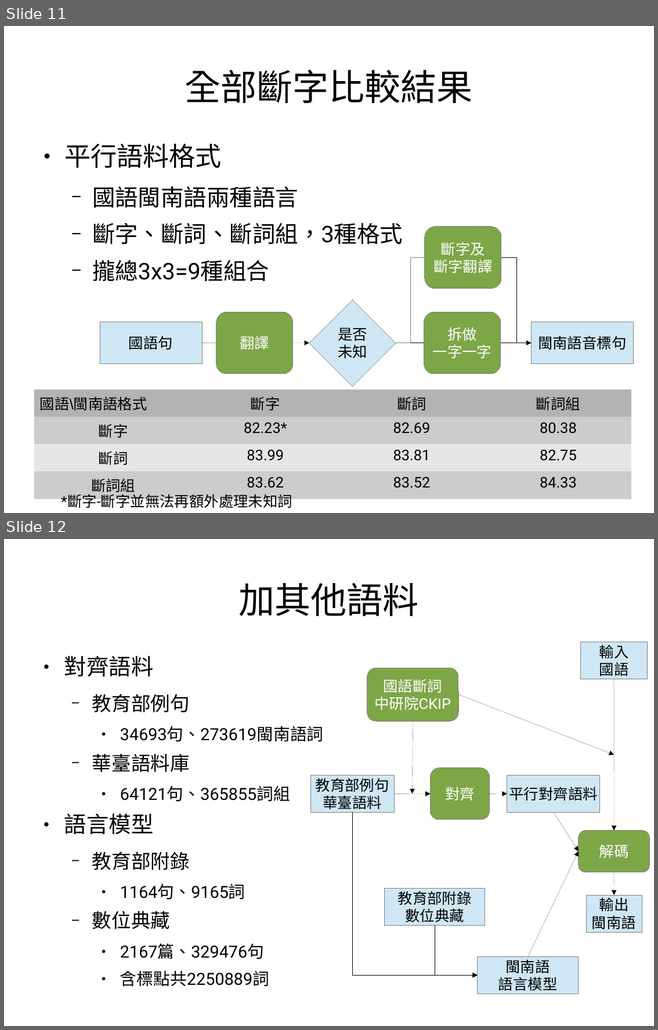
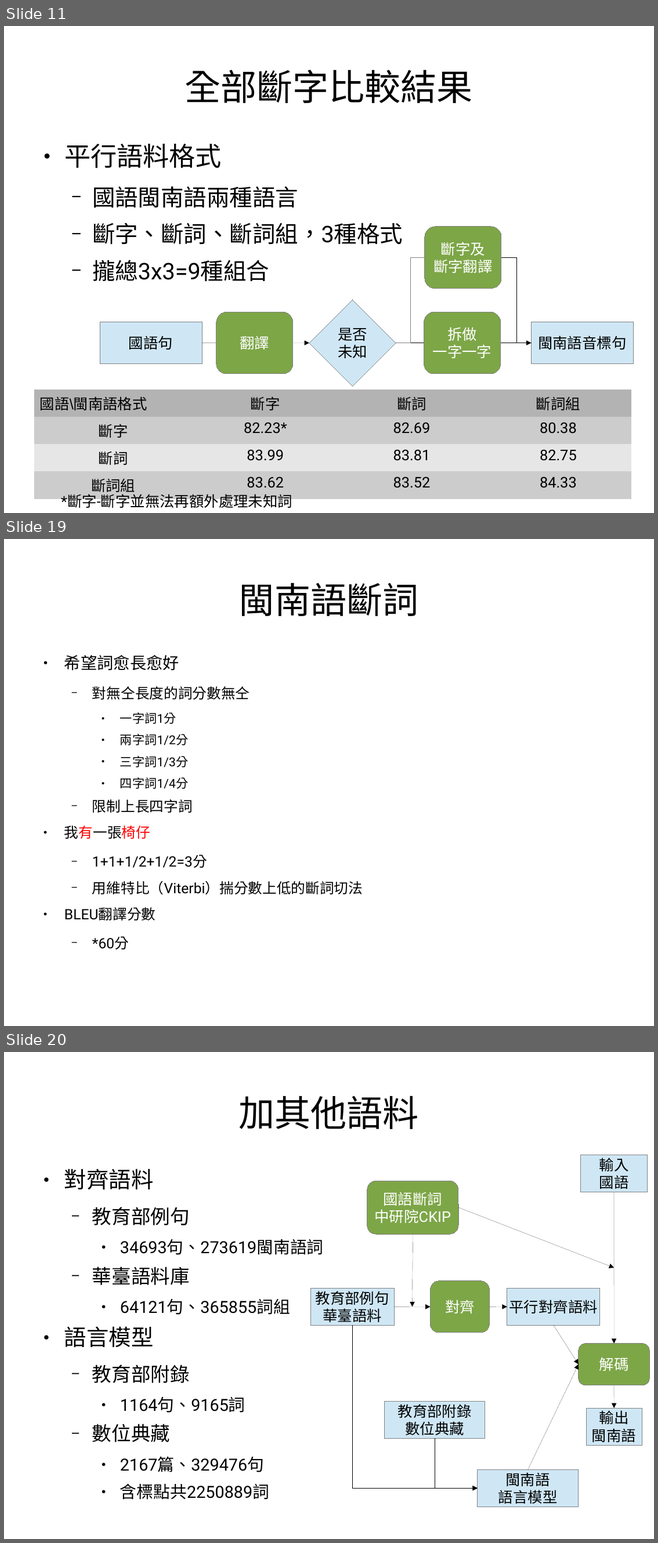
Before and after one commit to sih4sing5hong5/po3-ko3_tau5-iann2-phinn3, a slide deck: 翻譯報告.odp. Shown one above the other, each under a label of ours: slides 11 and 12 before the commit, slides 11, 19 and 20 after it; the slides between them are not shown. The pictures are 658x1030 and 658x1543 pixels, drawn with LibreOffice and Linux fonts; fonts in the diff are those of the drawing. Boxes give left, top, right and bottom in pixels: in the first picture for what was removed or moved away, otherwise in the second. Text is boxed around its words. In the diff, an @@ line names an element or a change of style, - is before the commit and + after.

```diff
--- a/翻譯報告.odp
+++ b/翻譯報告.odp
@@ slide 19 added at [4,539,654,1026], background #FFFFFF @@
@@ title added at [239,583,419,616], 44 pt, text #000000 @@
+閩南語斷詞
@@ text added at [64,655,362,921], 17.5 pt, text #000000 @@
+● 希望詞愈長愈好
+  − 對無仝長度的詞分數無仝
+    ● 一字詞1分
+    ● 兩字詞1/2分
+    ● 三字詞1/3分
+    ● 四字詞1/4分
+  − 限制上長四字詞
+● 我有一張椅仔
+  − 1+1+1/2+1/2=3分
+  − 用維特比（Viterbi）揣分數上低的斷詞切法
+● BLEU翻譯分數
+  − *60分
@@ what was slide 12 is now slide 20 @@
```
Also in this commit, not shown: 3 slides changed, 5 other slides added.
